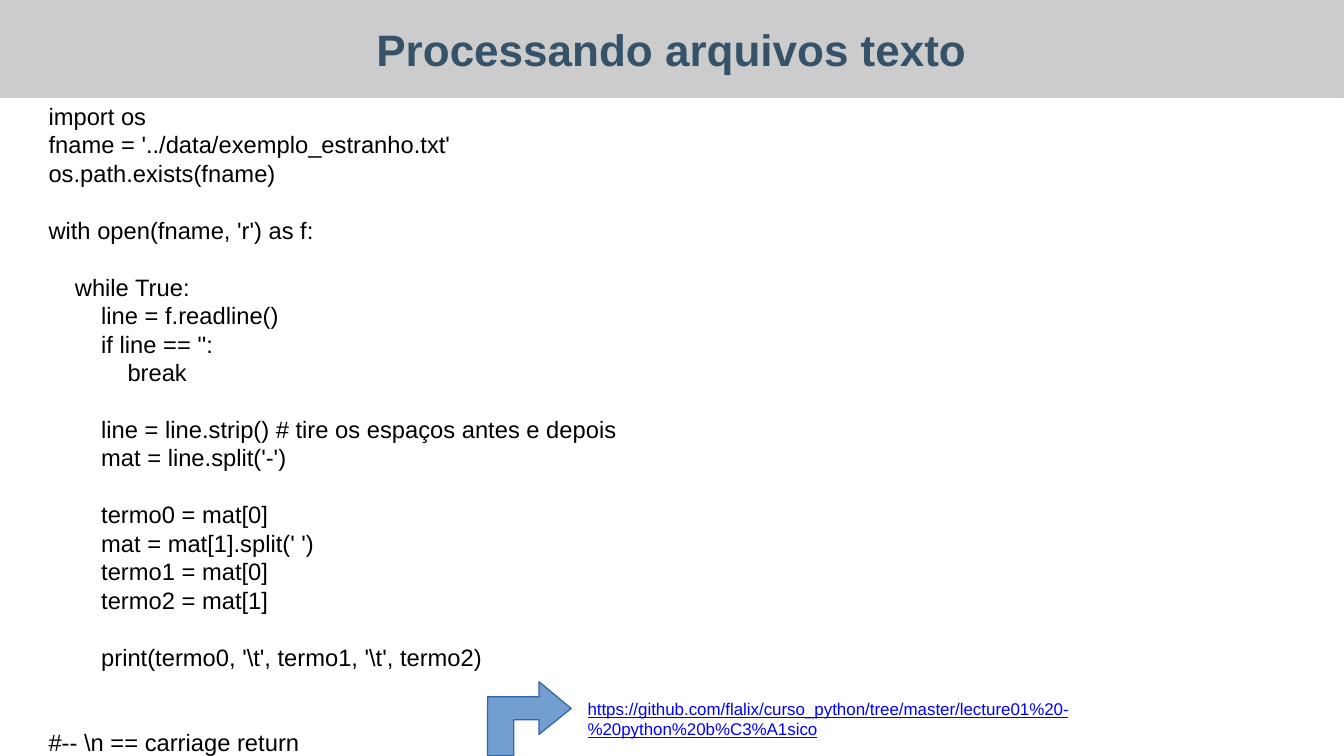
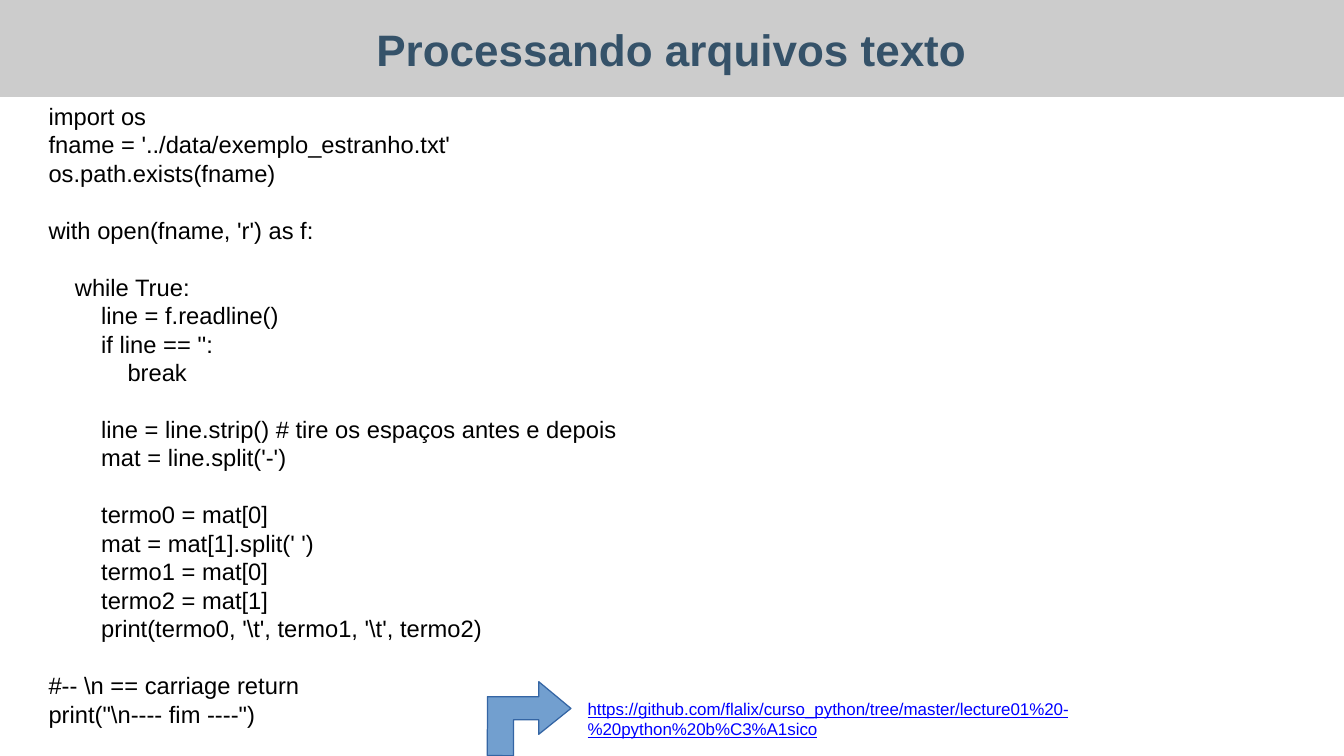
Before and after one commit to flalix/curso_python, a slide deck: slide 4 of docs/wee02-lec02-tipos de arquivos.pptx. Drawn at 1344x756 pixels with LibreOffice and Linux fonts; fonts in the diff are those of the drawing. Boxes give left, top, right and bottom in pixels: in the first picture for what was removed or moved away, otherwise in the second. Text is boxed around its words. In the diff, an @@ line names an element or a change of style, - is before the commit and + after.

```diff
--- a/docs/wee02-lec02-tipos de arquivos.pptx
+++ b/docs/wee02-lec02-tipos de arquivos.pptx
@@ text "import os" rewrapped from (49, 107, 616, 756) to (49, 107, 616, 728) @@
@@ freeform shape at (488, 682, 571, 756): outline redrawn @@
```
Also in this commit, not shown: 10 other slides changed, 3 other files.
